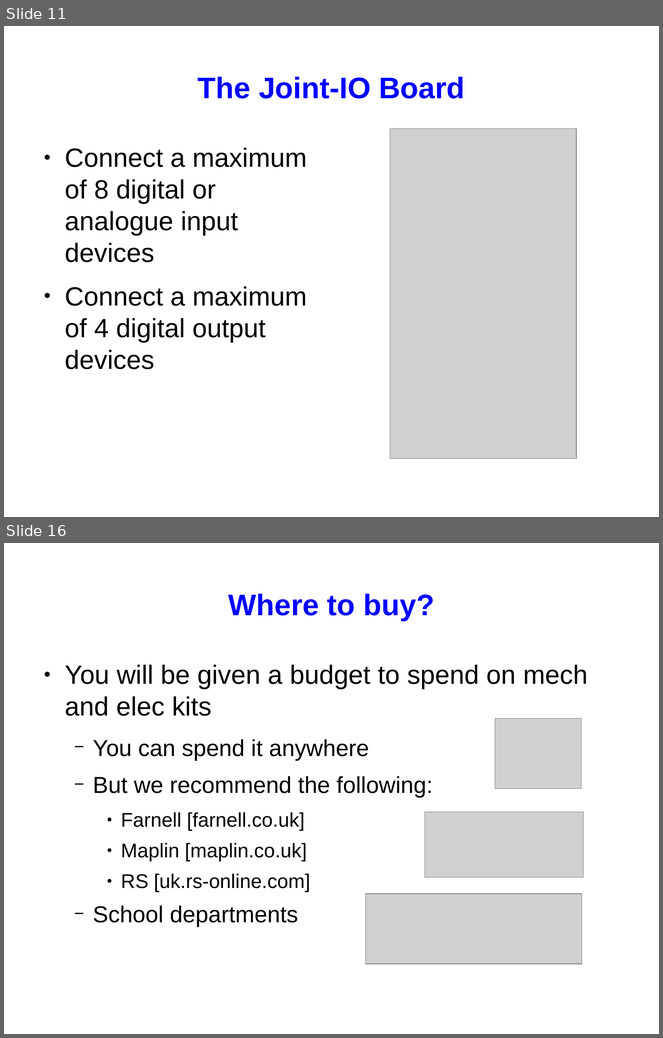
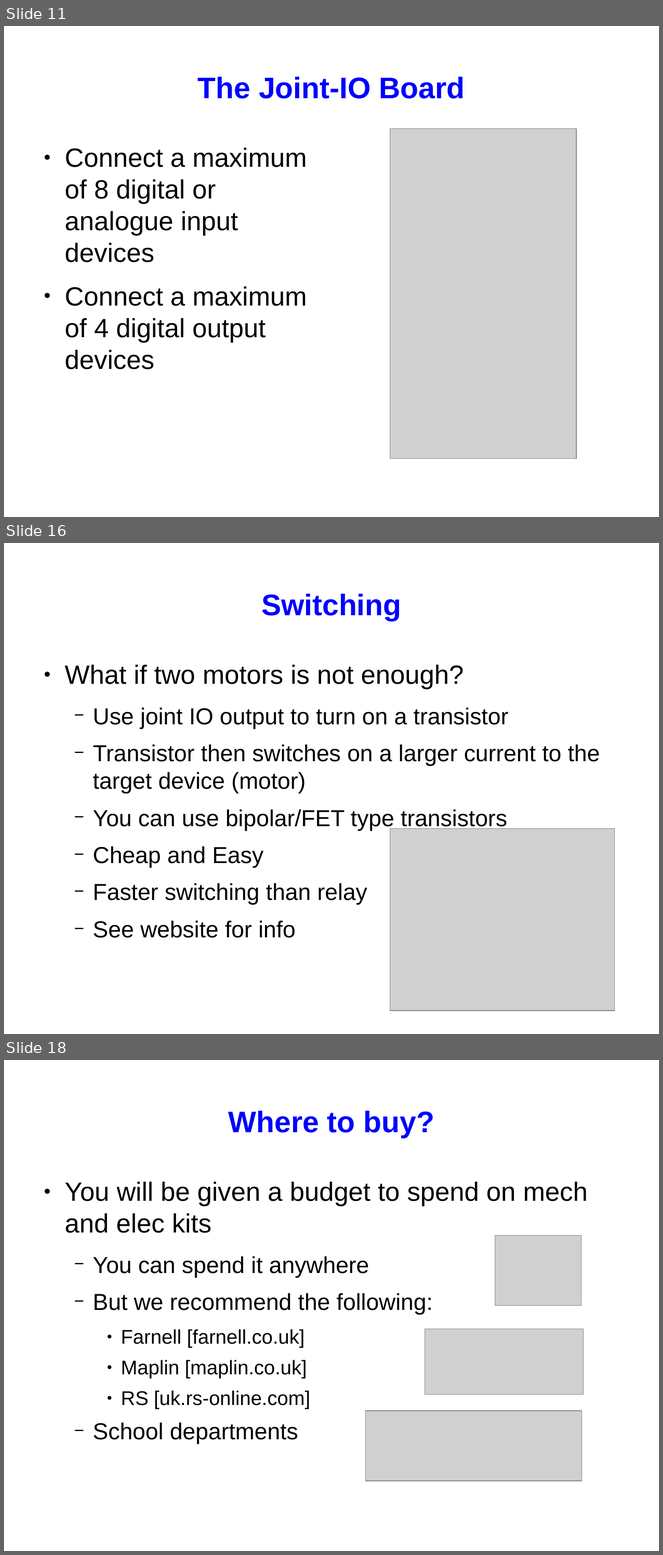
Before and after one commit to srobo/subversion-archive, a slide deck: KickStart/kickstart-08/presentations/kickstart-elec-presentation.odp. Shown one above the other, each under a label of ours: slides 11 and 16 before the commit, slides 11, 16 and 18 after it; the slides between them are not shown. The pictures are 663x1038 and 663x1555 pixels, drawn with LibreOffice and Linux fonts; fonts in the diff are those of the drawing; grey boxes stand for pictures. Boxes give left, top, right and bottom in pixels: in the first picture for what was removed or moved away, otherwise in the second. Text is boxed around its words. In the diff, an @@ line names an element or a change of style, - is before the commit and + after.

```diff
--- a/KickStart/kickstart-08/presentations/kickstart-elec-presentation.odp
+++ b/KickStart/kickstart-08/presentations/kickstart-elec-presentation.odp
@@ slide 16 added at bbox=[4, 543, 659, 1034], background #FFFFFF @@
@@ title added at bbox=[261, 593, 402, 621], 36 pt, text #0000FF, bold @@
+Switching
@@ text added at bbox=[65, 665, 600, 938], 28 pt, text #000000 @@
+● What if two motors is not enough?
+  − Use joint IO output to turn on a transistor
+  − Transistor then switches on a larger current to the target device (motor)
+  − You can use bipolar/FET type transistors
+  − Cheap and Easy
+  − Faster switching than relay
+  − See website for info
@@ picture added at bbox=[390, 829, 615, 1012] @@
@@ what was slide 16 is now slide 18 @@
```
Also in this commit, not shown: 6 slides changed, 3 other slides added, 2 slides removed.
